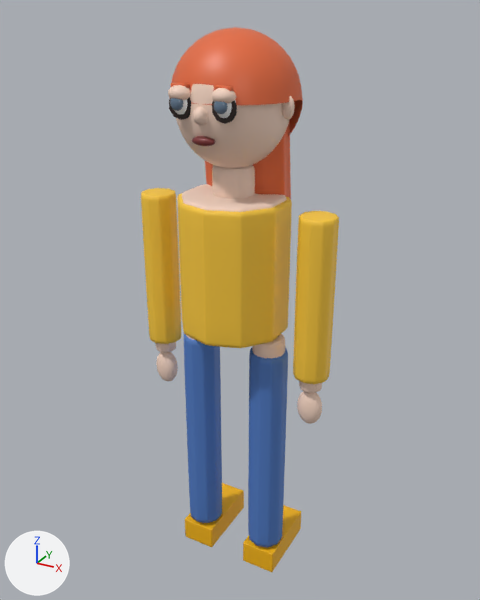
The glTF model public/assets/avatars/emma.glb, before and after one commit.
The view is the same before and after, from a camera (50 mm lens) standing at (0.642, -1.141, 1.25) and looking at (-0.001, 0.029, 0.665). The lights are fixed; the arrows at lower left show +X, +Y and +Z. The first picture is the older version. Where no turn or scale is listed for an object, it has been applied to the vertices. Vertices at exactly the same position are counted once.

Objects in the first picture: 'Body', 'ClothingBottom', 'ClothingShoes', 'ClothingTop', 'Hair', 'Sleeve.L', 'Sleeve.R' and 8 more.
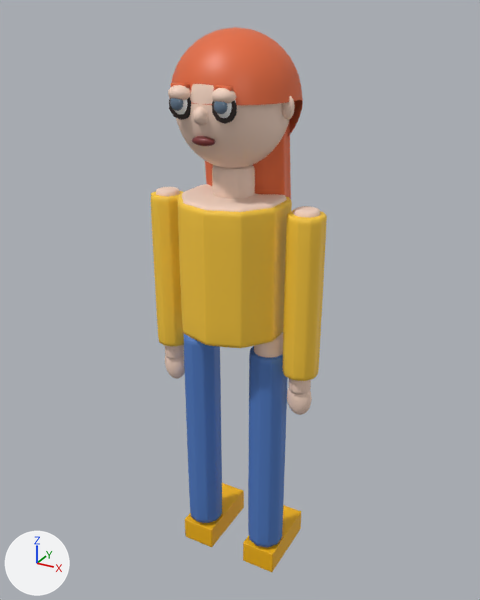
Pixel boxes [x1, y1, x2, y2] of what changed, in the pictures (480 x 600 px; the box of a moved part takes in the faces that stretch with it):
'Body', reshaped: before [156, 83, 322, 424]; after [156, 83, 320, 415]
'Sleeve.R', moved: before [293, 211, 339, 384]; after [282, 210, 327, 381]
'Sleeve.L', moved: before [141, 188, 181, 344]; after [151, 191, 184, 346]
part 1 of me_cylinder, moved or reshaped: before [156, 352, 178, 381]; after [165, 355, 185, 379]
part 2 of me_cylinder, moved or reshaped: before [297, 391, 322, 424]; after [287, 388, 312, 415]
part 3 of me_cylinder, added: after [156, 187, 180, 196]
part 4 of me_cylinder, added: after [293, 206, 320, 218]
part 5 of me_cylinder, moved or reshaped: before [156, 334, 322, 393]; after [165, 333, 311, 394]

Edits to the bpy script that builds the scene:
```text
Change me_cylinder:
    used by ob_body; location = (0.0, 0.0, 0.0)
    remove me_cylinder.from_pydata(...)  # 10220 vertices, 20352 faces; spans x -0.214..0.214, y -0.134..0.125, z 0.0..1.209
    add me_cylinder.from_pydata(...)  # 12660 vertices, 25216 faces; spans x -0.19..0.19, y -0.134..0.125, z 0.0..1.209
    me_cylinder part 1: the loose piece of 610 vertices spanning x -0.213..-0.157, y -0.019..0.019, z 0.423..0.507 is moved by (0.025, 0.0, 0.015)
    me_cylinder part 2: the loose piece of 610 vertices spanning x 0.157..0.213, y -0.019..0.019, z 0.423..0.507 is moved by (-0.025, 0.0, 0.015)
    me_cylinder part 3: a new loose piece of 542 vertices spanning x -0.19..-0.13, y -0.031..0.031, z 0.68..0.9, in mat_skin (beige #f7d7c4)
    me_cylinder part 4: a new loose piece of 542 vertices spanning x 0.13..0.19, y -0.031..0.031, z 0.68..0.9, in mat_skin (beige #f7d7c4)
    me_cylinder part 5: 20 vertices moved within x -0.169..0.169, y -0.031..0.031, z 0.47..0.692; 3224 vertices removed from x -0.214..0.214, y -0.036..0.036, z 0.33..0.89; 2140 vertices added at x -0.183..0.183, y -0.037..0.037, z 0.32..0.7
    other edits to the shape of me_cylinder do not show in these pictures
Change me_cylinder_013:
    used by ob_sleeve_l; location = (0.0, 0.0, 0.0)
    remove me_cylinder_013.from_pydata(...)  # 542 vertices, 1080 faces; spans x -0.223..-0.147, y -0.039..0.039, z 0.54..0.89
    add me_cylinder_013.from_pydata(...)  # 542 vertices, 1080 faces; spans x -0.198..-0.122, y -0.039..0.039, z 0.54..0.89
    me_cylinder_013 part 6: the whole mesh is moved by (0.025, 0.0, 0.0)
Change me_cylinder_014:
    used by ob_sleeve_r; location = (0.0, 0.0, 0.0)
    remove me_cylinder_014.from_pydata(...)  # 542 vertices, 1080 faces; spans x 0.147..0.223, y -0.039..0.039, z 0.54..0.89
    add me_cylinder_014.from_pydata(...)  # 542 vertices, 1080 faces; spans x 0.122..0.198, y -0.039..0.039, z 0.54..0.89
    me_cylinder_014 part 7: the whole mesh is moved by (-0.025, 0.0, 0.0)
```
